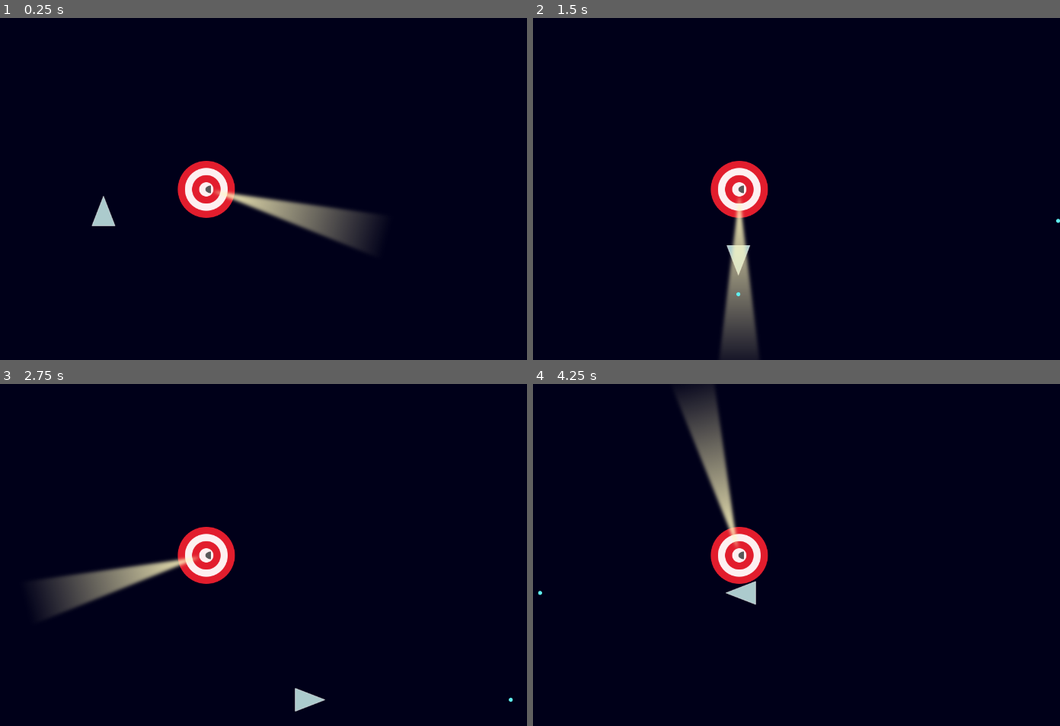
Above: before the commit, frames 1-4 (two rows, left to right).
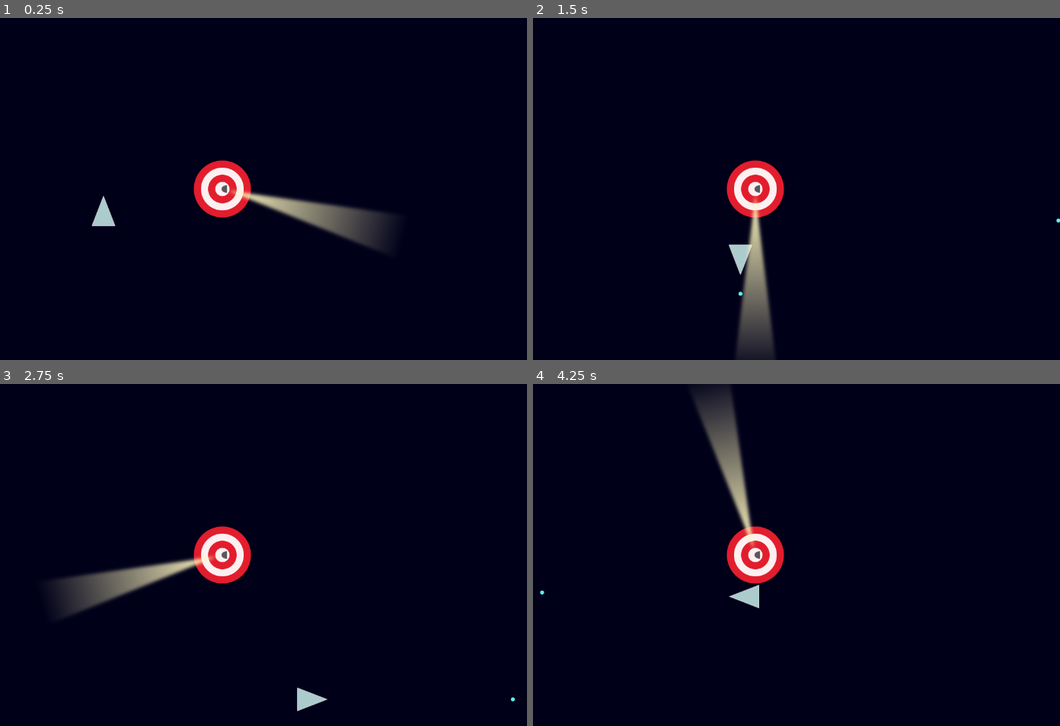
Above: after the commit, the same moments.

Repository: lmbarros/LD46-TheLighthouseAtTheEndOfTheUniverse
Game: Godot game, scene res://screens/PlayfieldScreen.tscn
Same seed, same stepped clock (60 frames per second), same inputs: the game is played once before the commit and once after it.
Inputs:
- Up to frame 1 (0.25 s): no input
- Up to frame 2 (1.5 s): tap Enter at 0.5 s; hold Right (moveRight) 0.53-1.28 s; tap Ctrl (fire) at 0.6, 1.35 s; hold Down (moveDown) from 1.28 s (still down)
- Up to frame 3 (2.75 s): release Down (moveDown) at 2.03 s; hold Right (moveRight) from 2.03 s (still down); tap Ctrl (fire) at 2.1 s
- Up to frame 4 (4.25 s): release Right (moveRight) at 2.78 s; hold Up (moveUp) 2.78-3.53 s; tap Ctrl (fire) at 2.85, 3.6 s; hold Left (moveLeft) from 3.53 s (still down)

The runs differ from the first frame. In frame 1, 2.6% of the frame differs, in the area x 33-74%, y 41-68%; in frame 2, 4.1%; in frame 3, 2.6%; in frame 4, 4.3%, in the area x 0-48%, y 0-66%.

Commit message:
Center the ligthhouse

Diff:
--- a/src/screens/PlayfieldScreen.tscn
+++ b/src/screens/PlayfieldScreen.tscn
@@ -21,4 +21,4 @@
 rotation = -1.5708
 
 [node name="Lighthouse" parent="." instance=ExtResource( 3 )]
-position = Vector2( 606.277, 360.76 )
+position = Vector2( 640, 360 )
